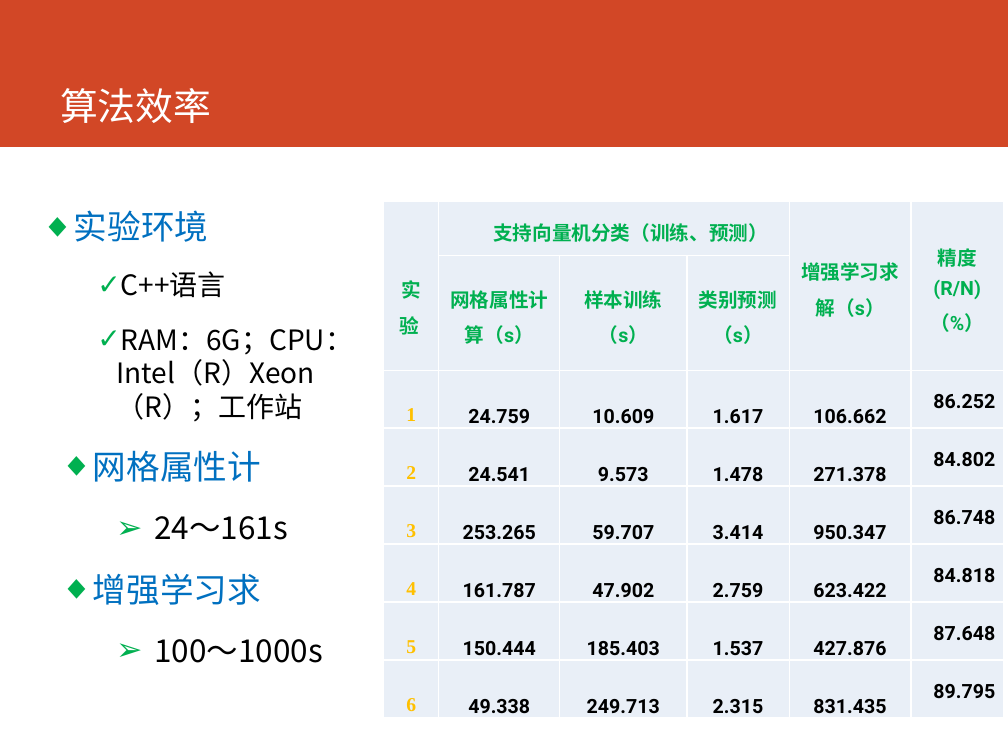
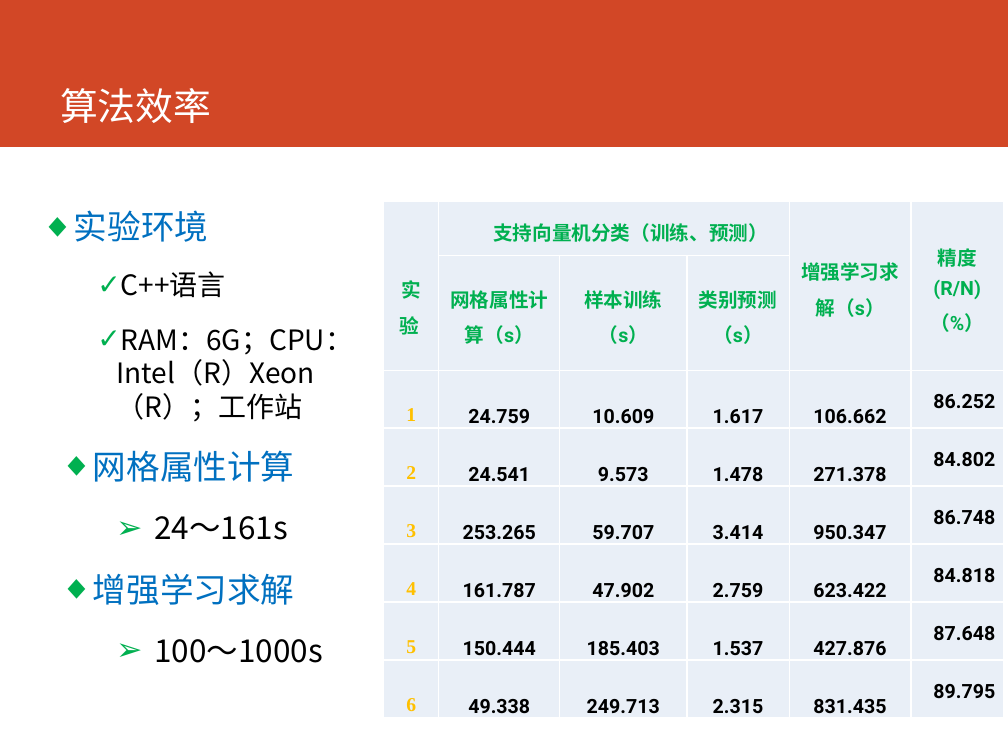
Before and after one commit to cartosquare/graduation-thesis-defenses, a slide deck: slide 18 of 基于形状语义和增强学习的建筑.pptx (slide 17 before the commit). Drawn at 1008x756 pixels with LibreOffice and Linux fonts; fonts in the diff are those of the drawing. Boxes give left, top, right and bottom in pixels: in the first picture for what was removed or moved away, otherwise in the second. Text is boxed around its words. In the diff, an @@ line names an element or a change of style, - is before the commit and + after.

```diff
--- a/基于形状语义和增强学习的建筑.pptx
+++ b/基于形状语义和增强学习的建筑.pptx
@@ text at (93, 450, 295, 482): text changed @@
-◆ 网格属性计
+◆ 网格属性计算
@@ text at (93, 573, 295, 605): text changed @@
-◆ 增强学习求
+◆ 增强学习求解
```
Also in this commit, not shown: 1 other slide changed.
